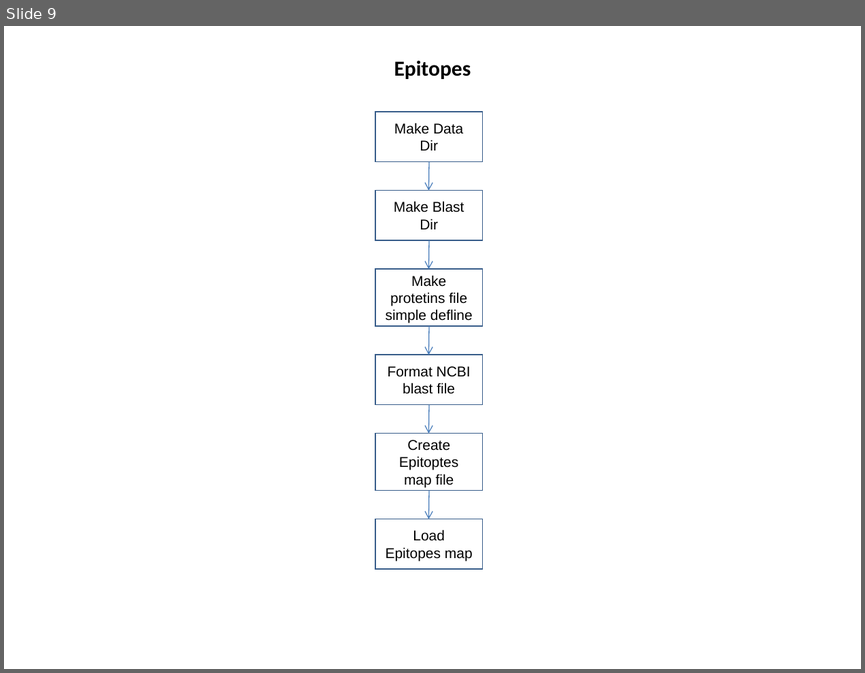
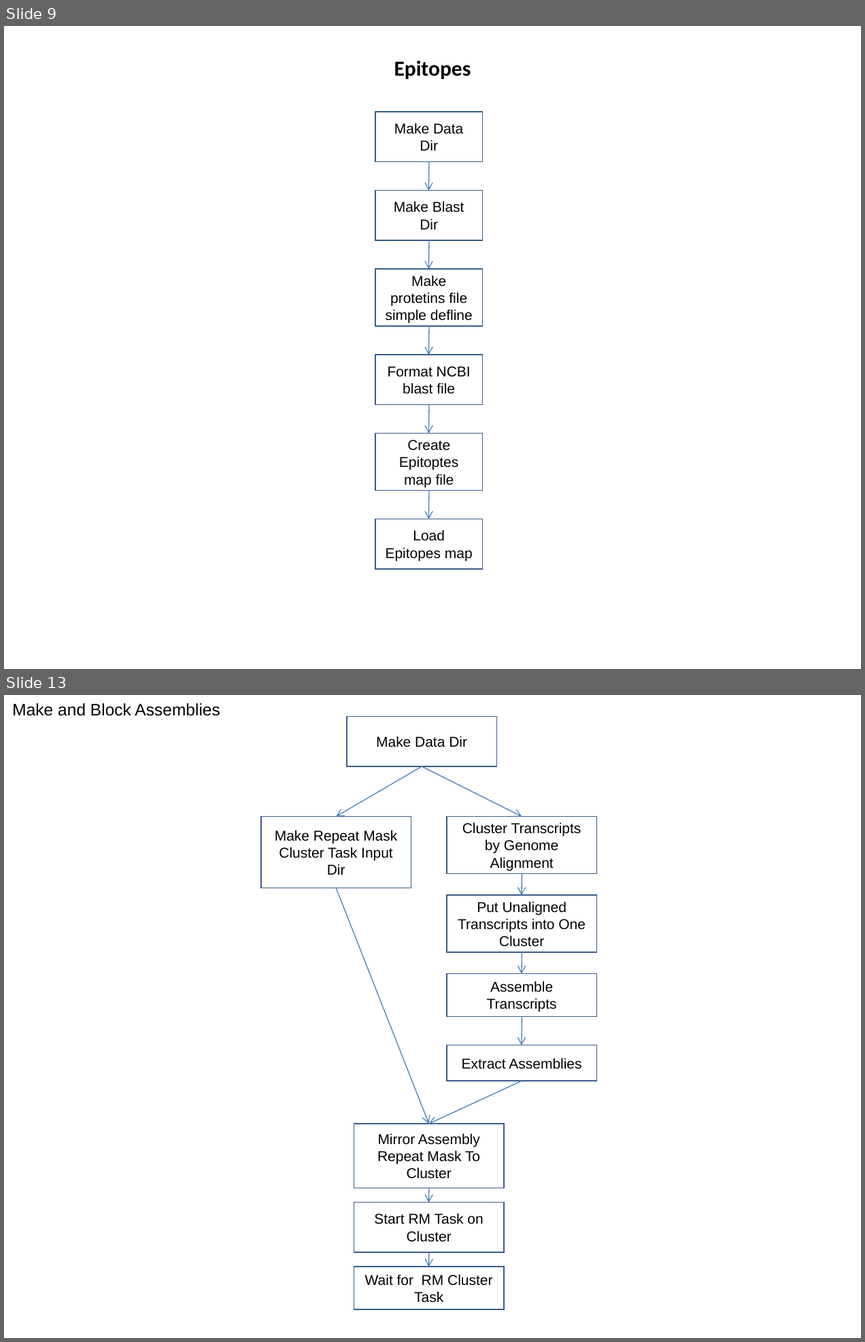
Before and after one commit to VEuPathDB/ApiCommonData, a slide deck: Load/doc/workflow/AnalysisWorkflow.ppt. Shown one above the other, each under a label of ours: slide 9 before the commit, slides 9 and 13 after it; the slides between them are not shown. The pictures are 865x673 and 865x1342 pixels, drawn with LibreOffice and Linux fonts; fonts in the diff are those of the drawing. Boxes give left, top, right and bottom in pixels: in the first picture for what was removed or moved away, otherwise in the second. Text is boxed around its words. In the diff, an @@ line names an element or a change of style, - is before the commit and + after.

```diff
--- a/Load/doc/workflow/AnalysisWorkflow.ppt
+++ b/Load/doc/workflow/AnalysisWorkflow.ppt
@@ slide 13 added at (4, 695, 861, 1338), background #FFFFFF @@
@@ text added at (12, 703, 220, 716), 14 pt, text #000000 @@
+Make and Block Assemblies
@@ rectangle added at (347, 717, 496, 766), outline #385D8A 0.99 pt, 12 pt, text #000000 @@
+Make Data Dir
@@ arrow added from (422, 766) to (336, 817), #4A7EBB 0.74 pt @@
@@ arrow added from (422, 766) to (521, 817), #4A7EBB 0.74 pt @@
@@ rectangle added at (261, 817, 411, 888), outline #385D8A 0.99 pt, 12 pt, text #000000 @@
+Make Repeat Mask Cluster Task Input Dir
@@ rectangle added at (447, 817, 597, 874), outline #385D8A 0.99 pt, 12 pt, text #000000 @@
+Cluster Transcripts by Genome Alignment
@@ arrow added from (521, 873) to (521, 896), #4A7EBB 0.74 pt @@
@@ arrow added from (336, 888) to (429, 1123), #4A7EBB 0.74 pt @@
@@ rectangle added at (447, 895, 597, 952), outline #385D8A 0.99 pt, 12 pt, text #000000 @@
+Put Unaligned Transcripts into One Cluster
@@ arrow added from (521, 952) to (521, 974), #4A7EBB 0.74 pt @@
@@ rectangle added at (447, 974, 597, 1016), outline #385D8A 0.99 pt, 12 pt, text #000000 @@
+Assemble Transcripts
@@ arrow added from (521, 1016) to (521, 1045), #4A7EBB 0.74 pt @@
@@ rectangle added at (447, 1045, 597, 1081), outline #385D8A 0.99 pt, 12 pt, text #000000 @@
+Extract Assemblies
@@ arrow added from (521, 1081) to (429, 1123), #4A7EBB 0.74 pt @@
@@ rectangle added at (354, 1123, 504, 1187), outline #385D8A 0.99 pt, 12 pt, text #000000 @@
+Mirror Assembly Repeat Mask To Cluster
@@ rectangle added at (354, 1202, 504, 1252), outline #385D8A 0.99 pt, 12 pt, text #000000 @@
+Start RM Task on Cluster
@@ arrow added from (429, 1187) to (429, 1202), #4A7EBB 0.74 pt @@
@@ arrow added from (429, 1252) to (429, 1266), #4A7EBB 0.74 pt @@
@@ rectangle added at (354, 1266, 504, 1309), outline #385D8A 0.99 pt, 12 pt, text #000000 @@
+Wait for RM Cluster Task
```
Also in this commit, not shown: 7 slides changed, 3 other slides added, 2 slides removed, 11 other files.
